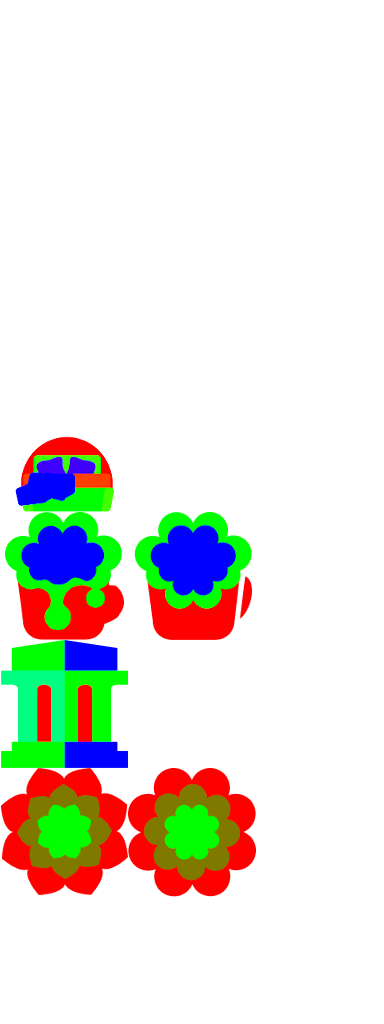
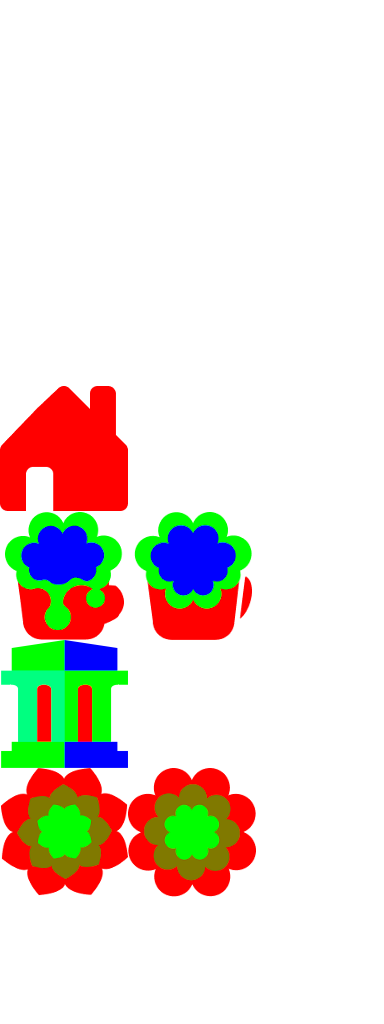
Comparing the layer stacks of the two 384 x 1024 images. Changes:
painted on "Pasted Layer #5" over [0, 386, 128, 512]
